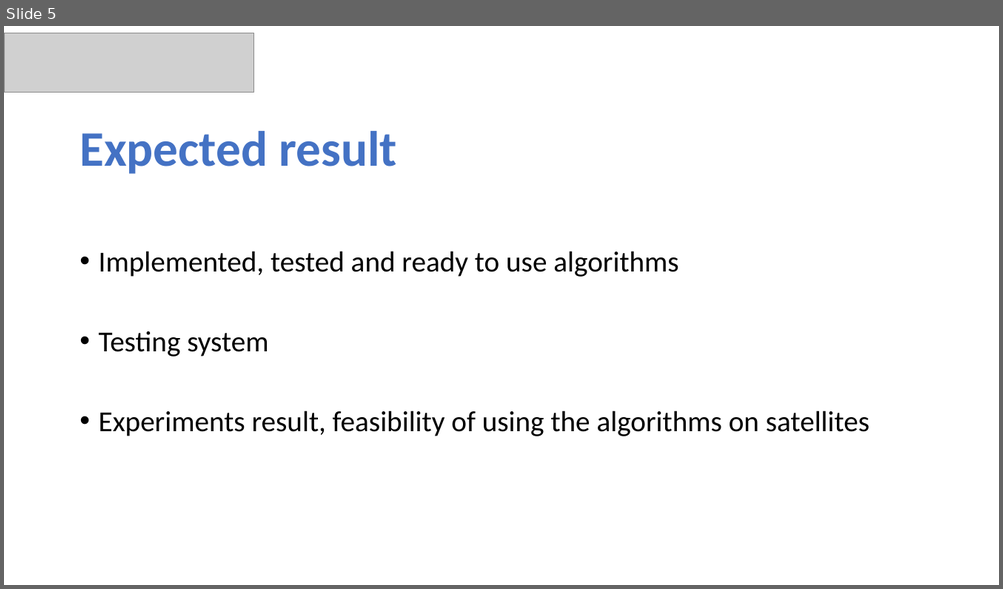
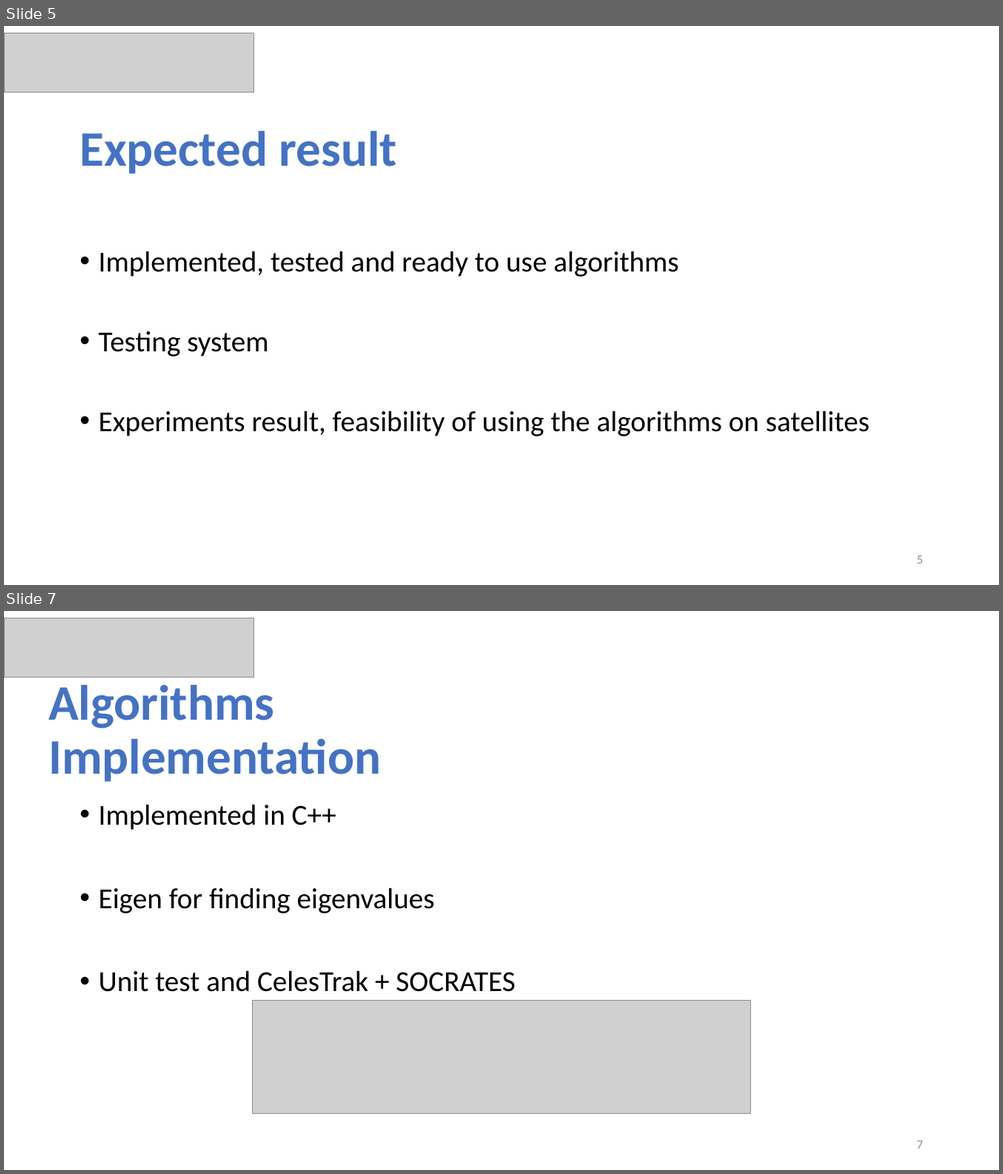
Before and after one commit to ommersh/Final-Project, a slide deck: Capstone Project Phase B–23-2-D-17.pptx. Shown one above the other, each under a label of ours: slide 5 before the commit, slides 5 and 7 after it; the slides between them are not shown. The pictures are 1003x589 and 1003x1174 pixels, drawn with LibreOffice and Linux fonts; fonts in the diff are those of the drawing; grey boxes stand for pictures. Boxes give left, top, right and bottom in pixels: in the first picture for what was removed or moved away, otherwise in the second. Text is boxed around its words. In the diff, an @@ line names an element or a change of style, - is before the commit and + after.

Commit message:
-Added slides, updated results in the test run analysis

```diff
--- a/Capstone Project Phase B–23-2-D-17.pptx
+++ b/Capstone Project Phase B–23-2-D-17.pptx
@@ slide 7 added at bbox=[4, 611, 999, 1170], background #FFFFFF @@
@@ picture added at bbox=[4, 618, 254, 677] @@
@@ title added at bbox=[48, 685, 381, 782], 48 pt, text #4472C4, bold @@
+Algorithms Implementation
@@ text added at bbox=[99, 804, 515, 992], 28 pt, text #000000 @@
+• Implemented in C++
+• Eigen for finding eigenvalues
+• Unit test and CelesTrak + SOCRATES
@@ picture added at bbox=[253, 1000, 751, 1114] @@
@@ page number added at bbox=[916, 1141, 922, 1149], 12 pt, text #8C8C8C @@
+7
@@ slide 5 changed as well @@
@@ page number added at bbox=[916, 556, 922, 564], 12 pt, text #8C8C8C @@
+5
```
Also in this commit, not shown: 18 other slides changed, 7 other slides added, 2 slides removed, 2 other files.
